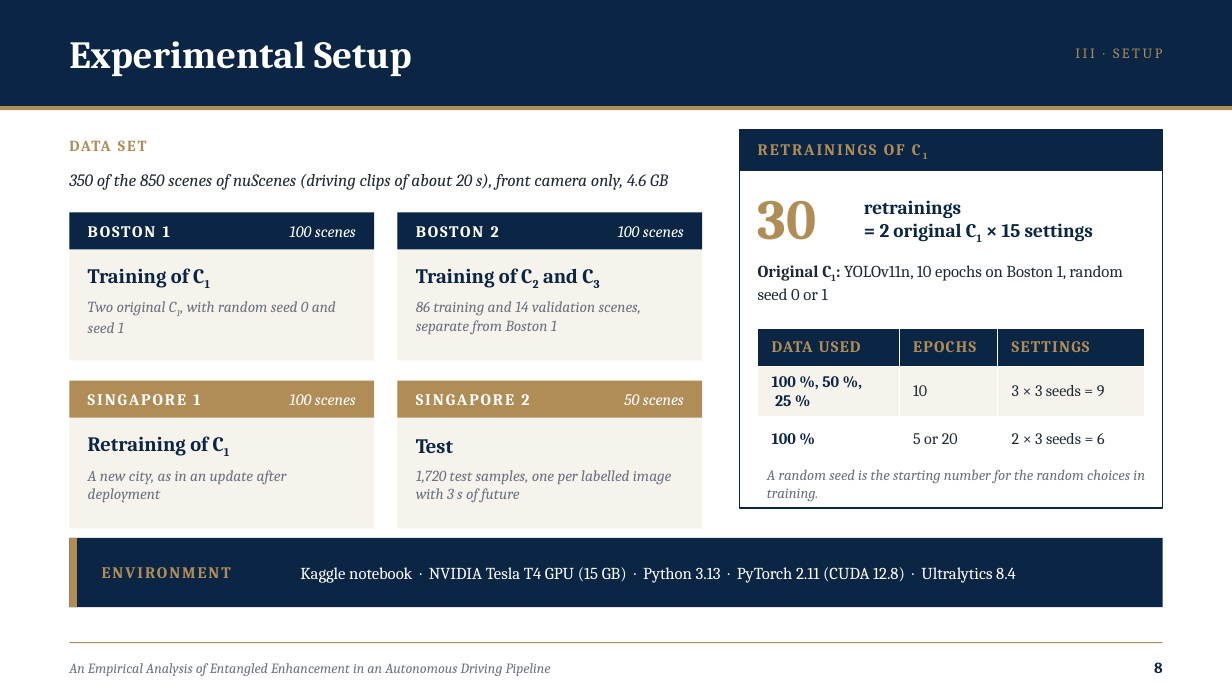
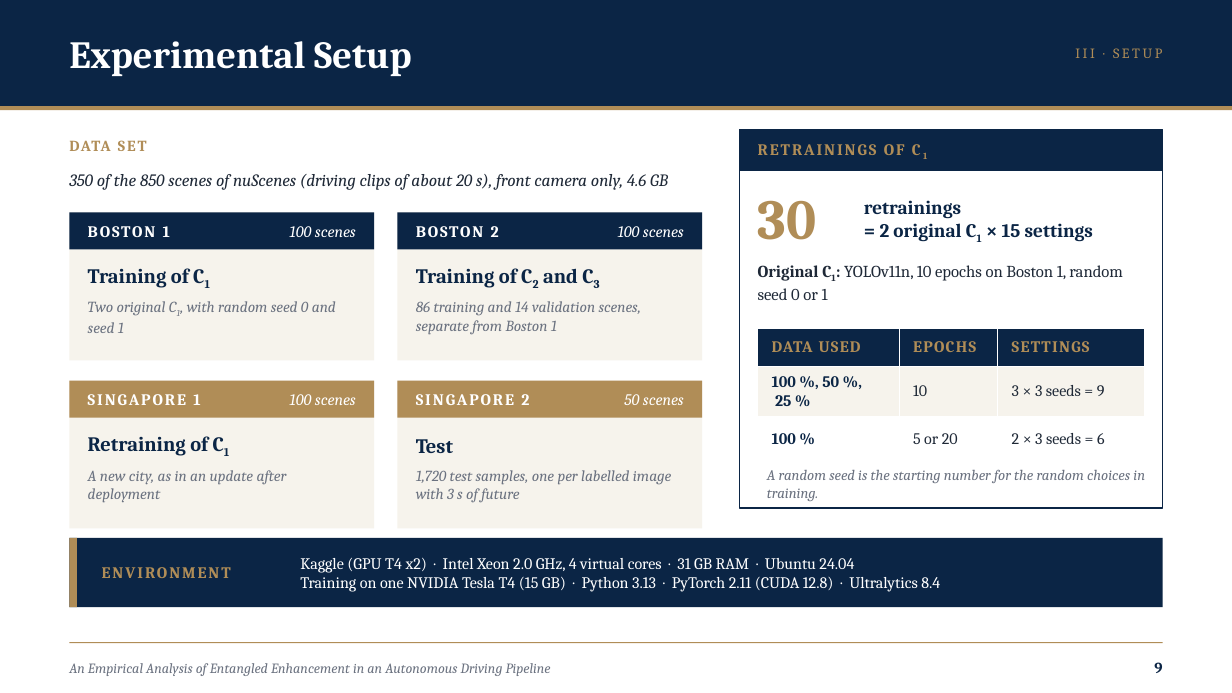
Before and after one commit to RashedIfty/LabSD, a slide deck: slide 9 of Presentations/CS presentation/CS_presentation_IFTY.pptx (slide 8 before the commit). Drawn at 1232x693 pixels with LibreOffice and Linux fonts; fonts in the diff are those of the drawing. Boxes give left, top, right and bottom in pixels: in the first picture for what was removed or moved away, otherwise in the second. Text is boxed around its words. In the diff, an @@ line names an element or a change of style, - is before the commit and + after.

```diff
--- a/Presentations/CS presentation/CS_presentation_IFTY.pptx
+++ b/Presentations/CS presentation/CS_presentation_IFTY.pptx
@@ text at (300,558,940,592): text changed; size 13 to 12.5 pt @@
-Kaggle notebook · NVIDIA Tesla T4 GPU (15 GB) · Python 3.13 · PyTorch 2.11 (CUDA 12.8) · Ultralytics 8.4
+Kaggle (GPU T4 x2) · Intel Xeon 2.0 GHz, 4 virtual cores · 31 GB RAM · Ubuntu 24.04
+Training on one NVIDIA Tesla T4 (15 GB) · Python 3.13 · PyTorch 2.11 (CUDA 12.8) · Ultralytics 8.4
@@ text at (1154,662,1162,673): text changed @@
-8
+9
```
Also in this commit, not shown: 16 other slides changed, 2 slides added, 13 other files.
